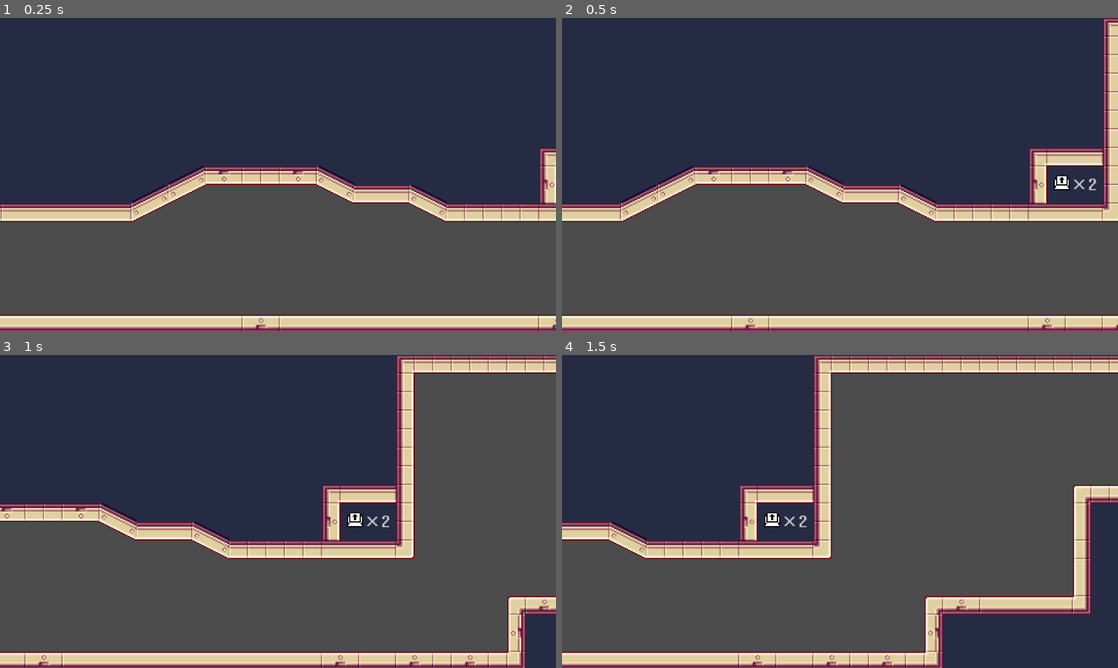
Above: before the commit, frames 1-4 (two rows, left to right).
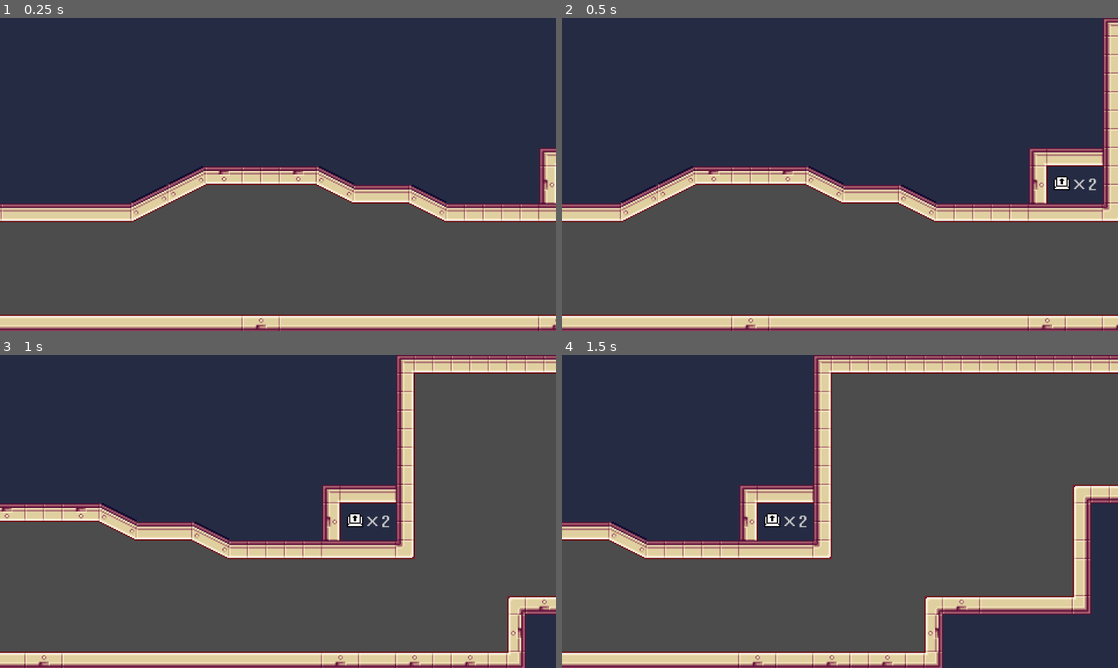
Above: after the commit, the same moments.

Repository: GameDesign2Epitech/UnnamedMetroidvania
Game: Godot game, scene res://main.tscn
Same seed, same stepped clock (60 frames per second), same inputs: the game is played once before the commit and once after it.
Inputs:
- Up to frame 1 (0.25 s): no input
- Up to frame 2 (0.5 s): no input
- Up to frame 3 (1 s): hold Right (ui_right) from 0.53 s (still down); tap S (switch) at 0.6 s; tap Up (jump) at 0.77 s
- Up to frame 4 (1.5 s): keep holding Right (ui_right); tap E (use) at 1.35 s

Frame 1 is identical in both runs. In frame 2, less than 0.1% of the frame differs, in the area x 88-92%, y 50-54%; in frame 3, less than 0.1%, in the area x 62-66%, y 50-54%; in frame 4, less than 0.1%.

Commit message:
Added arrows for indications

Diff:
--- a/main.tscn
+++ b/main.tscn
@@ -21,6 +21,7 @@
 [ext_resource path="res://assets/one_time.png" type="Texture" id=19]
 [ext_resource path="res://Player.tscn" type="PackedScene" id=20]
 [ext_resource path="res://Camera2D.tscn" type="PackedScene" id=21]
+[ext_resource path="res://assets/arrow.png" type="Texture" id=22]
 
 [sub_resource type="SpriteFrames" id=1]
 animations = [ {
@@ -138,14 +139,12 @@
 position = Vector2( 3343.29, 816.23 )
 scale = Vector2( 2, 2 )
 frames = SubResource( 1 )
-frame = 1
 playing = true
 
 [node name="PressS" type="AnimatedSprite" parent="."]
 position = Vector2( 6651.97, 980.517 )
 scale = Vector2( 2, 2 )
 frames = SubResource( 2 )
-frame = 1
 playing = true
 
 [node name="SpikeSet" parent="." instance=ExtResource( 13 )]
@@ -172,7 +171,6 @@
 position = Vector2( 1113.25, 283.418 )
 scale = Vector2( 2, 2 )
 frames = SubResource( 3 )
-frame = 1
 playing = true
 
 [node name="two_times" type="Sprite" parent="Upx2"]
@@ -183,6 +181,7 @@
 position = Vector2( 2968.3, 925.413 )
 scale = Vector2( 2, 2 )
 frames = SubResource( 3 )
+frame = 1
 playing = true
 script = ExtResource( 18 )
 
@@ -202,6 +201,17 @@
 
 [node name="Terminal7" parent="." instance=ExtResource( 6 )]
 position = Vector2( 4304.86, -287.294 )
+
+[node name="arrow" type="Sprite" parent="."]
+position = Vector2( 5225.33, 164.285 )
+scale = Vector2( 2, 2 )
+texture = ExtResource( 22 )
+
+[node name="arrow2" type="Sprite" parent="."]
+position = Vector2( 5264.79, 349.216 )
+rotation = 3.14159
+scale = Vector2( 2, 2 )
+texture = ExtResource( 22 )
 [connection signal="give_power" from="SwitchPower" to="Camera2D" method="_on_SwitchPower_give_power"]
 [connection signal="give_power" from="SwitchPower" to="Player" method="_on_SwitchPower_give_power"]
 [connection signal="give_power" from="GravityPower" to="Player" method="_on_GravityPower_give_power"]
Binary file added: assets/arrow.png
Not shown, added: assets/arrow.png.import
Not shown: 1 places in main.tscn that only renumber resources
